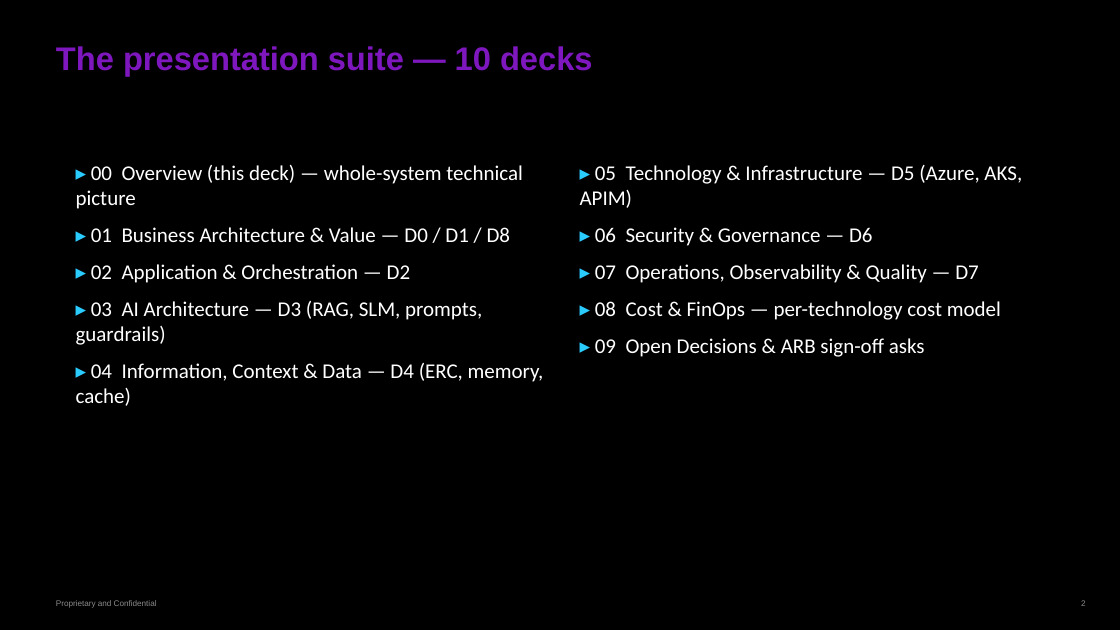
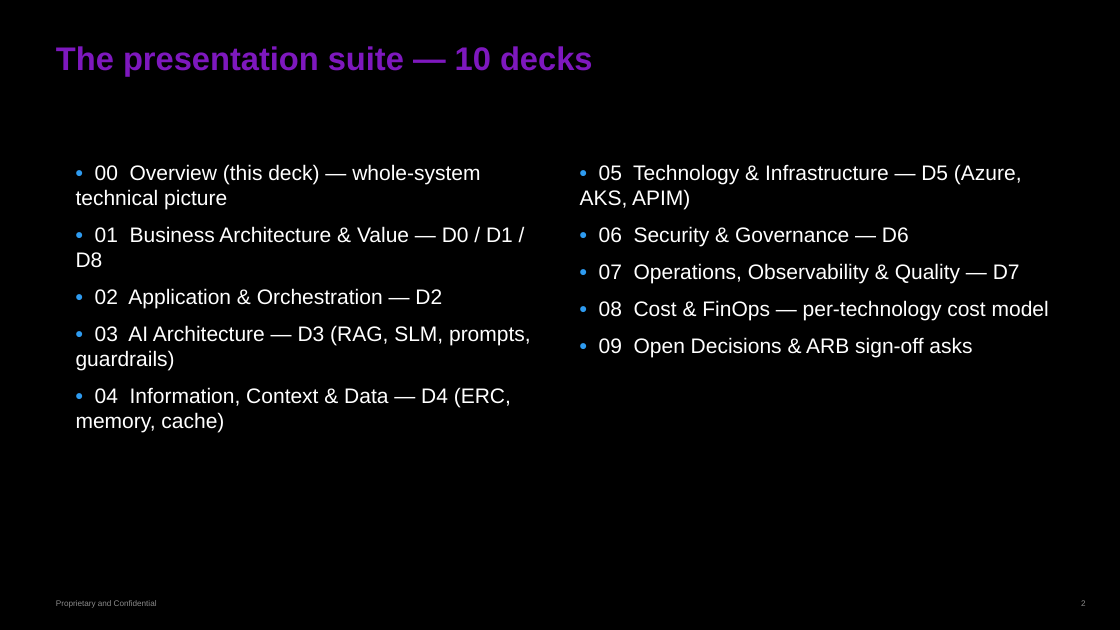
Before and after one commit to gobimca87/PF-FT, a slide deck: slide 2 of docs/PPT/00-overview.pptx. Drawn at 1120x630 pixels with LibreOffice and Linux fonts; fonts in the diff are those of the drawing; background and template pictures are left out. Boxes give left, top, right and bottom in pixels: in the first picture for what was removed or moved away, otherwise in the second. Text is boxed around its words. In the diff, an @@ line names an element or a change of style, - is before the commit and + after.

```diff
--- a/docs/PPT/00-overview.pptx
+++ b/docs/PPT/00-overview.pptx
@@ text at <box>76,164,531,433</box>: text changed; font Calibri to Arial @@
-▸ 00 Overview (this deck) — whole-system technical picture
-▸ 01 Business Architecture & Value — D0 / D1 / D8
-▸ 02 Application & Orchestration — D2
-▸ 03 AI Architecture — D3 (RAG, SLM, prompts, guardrails)
-▸ 04 Information, Context & Data — D4 (ERC, memory, cache)
+• 00 Overview (this deck) — whole-system technical picture
+• 01 Business Architecture & Value — D0 / D1 / D8
+• 02 Application & Orchestration — D2
+• 03 AI Architecture — D3 (RAG, SLM, prompts, guardrails)
+• 04 Information, Context & Data — D4 (ERC, memory, cache)
@@ text at <box>580,164,1049,357</box>: text changed; font Calibri to Arial @@
-▸ 05 Technology & Infrastructure — D5 (Azure, AKS, APIM)
-▸ 06 Security & Governance — D6
-▸ 07 Operations, Observability & Quality — D7
-▸ 08 Cost & FinOps — per-technology cost model
-▸ 09 Open Decisions & ARB sign-off asks
+• 05 Technology & Infrastructure — D5 (Azure, AKS, APIM)
+• 06 Security & Governance — D6
+• 07 Operations, Observability & Quality — D7
+• 08 Cost & FinOps — per-technology cost model
+• 09 Open Decisions & ARB sign-off asks
```
Also in this commit, not shown: 11 other slides changed, 3 other files.
